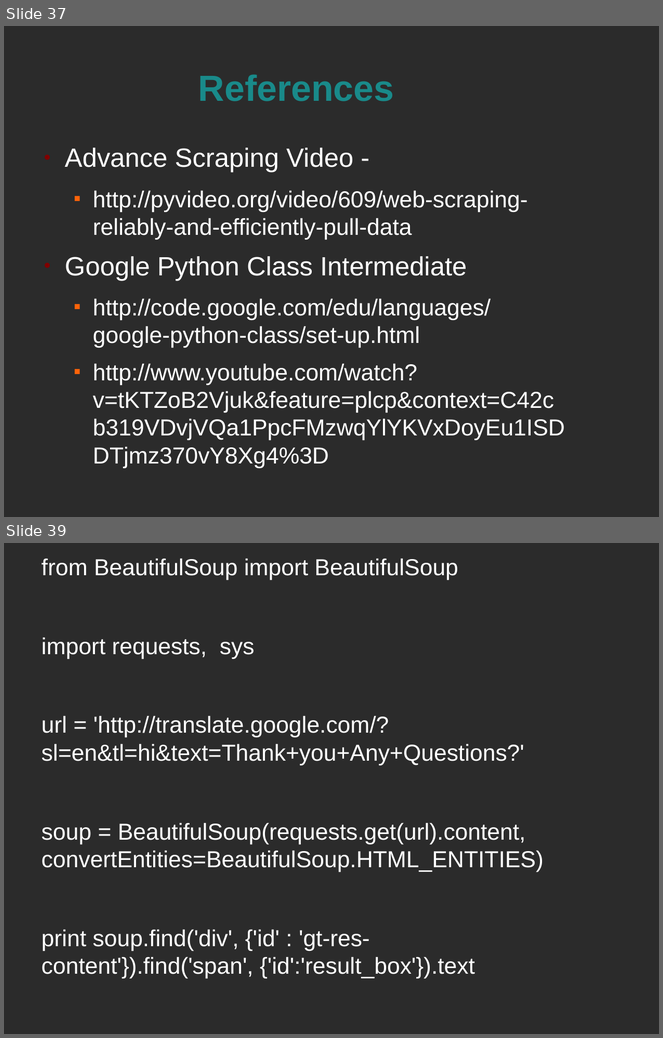
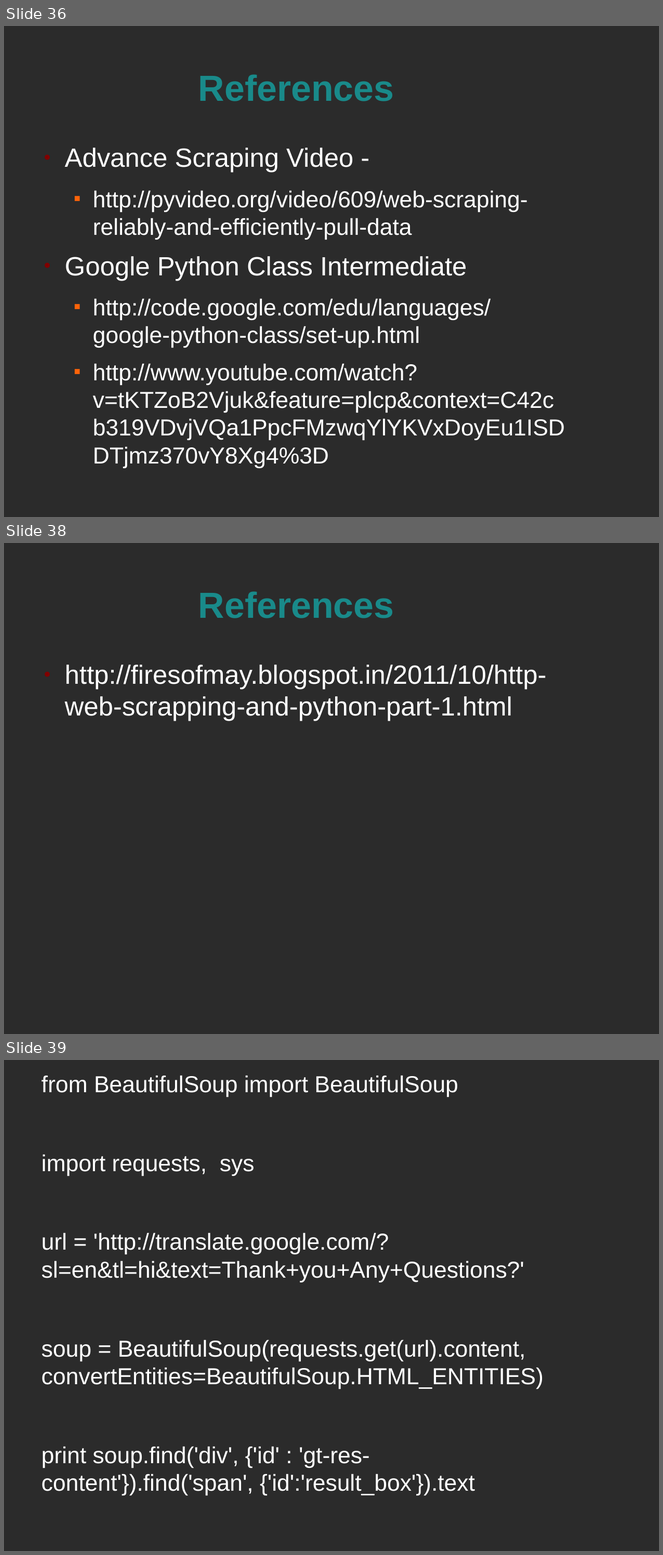
Before and after one commit to firesofmay/Null-Pune-Intro-to-Scraping-Talk-March-2012, a slide deck: Presentation.odp. Shown one above the other, each under a label of ours: slides 37 and 39 before the commit, slides 36, 38 and 39 after it; the slides between them are not shown. The pictures are 663x1038 and 663x1555 pixels, drawn with LibreOffice and Linux fonts; fonts in the diff are those of the drawing; background and template pictures are left out; a plain dark background stands for a picture behind light text. Boxes give left, top, right and bottom in pixels: in the first picture for what was removed or moved away, otherwise in the second. Text is boxed around its words. In the diff, an @@ line names an element or a change of style, - is before the commit and + after.

```diff
--- a/Presentation.odp
+++ b/Presentation.odp
@@ slide 38 added at (x1=4, y1=543, x2=659, y2=1034), background picture (left out) @@
@@ title added at (x1=198, y1=591, x2=394, y2=618), 44 pt, text #198A8A, bold @@
+References
@@ text added at (x1=65, y1=665, x2=546, y2=721), 32 pt, text #FFFFFF @@
+● http://firesofmay.blogspot.in/2011/10/http-web-scrapping-and-python-part-1.html
@@ what was slide 37 is now slide 36 @@
```
Also in this commit, not shown: 1 slide changed, 1 other slide added, 5 slides removed.
